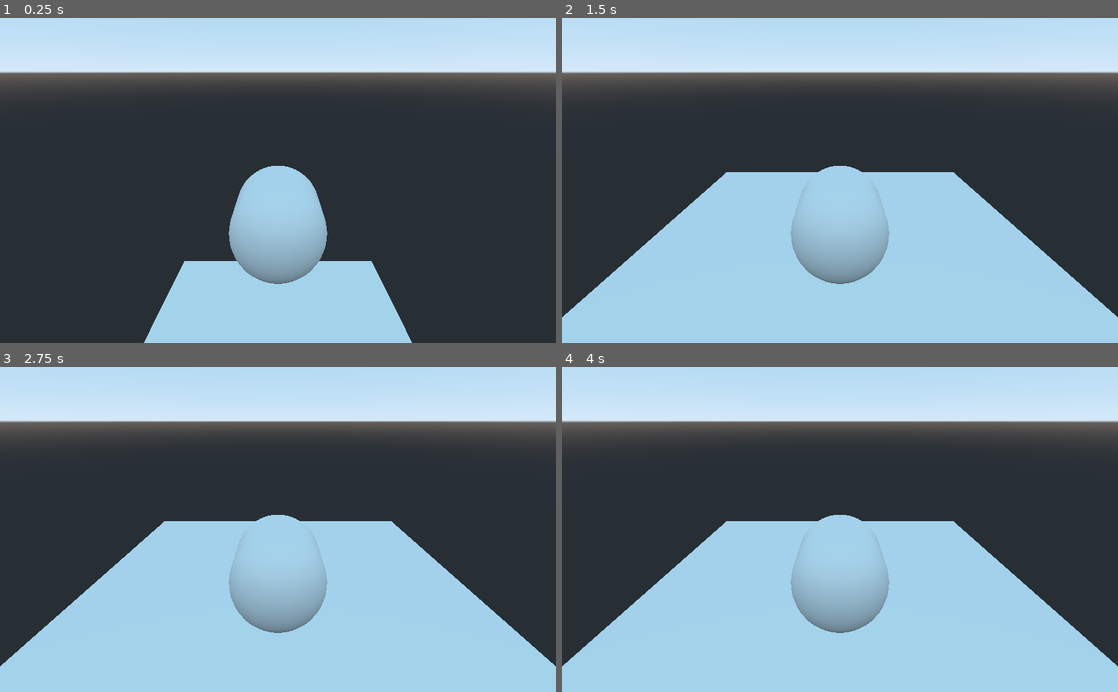
Above: before the commit, frames 1-4 (two rows, left to right).
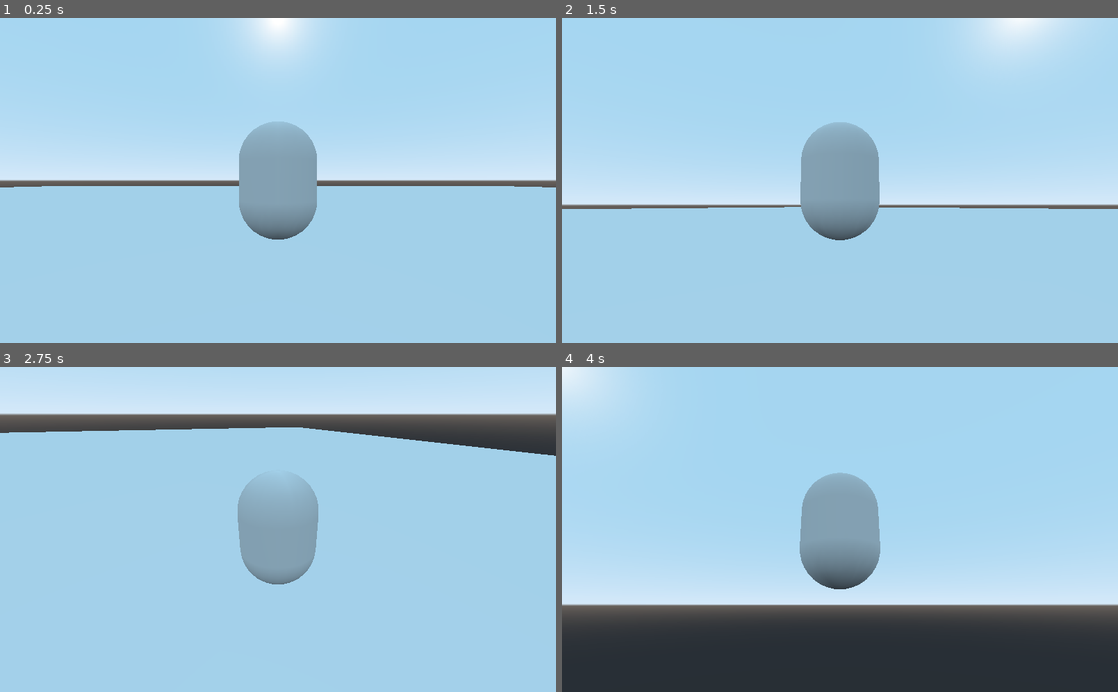
Above: after the commit, the same moments.

Repository: DENbugay/MarioGodot
Game: Godot game, scene res://scenes/Main.tscn
The game is run twice, just before and just after one commit, with the same random seed, the same clock (stepped at 60 frames per second) and the same inputs.
Inputs (mouse positions are in pixels of both pictures, inside the frame that each line leads up to):
- Up to frame 1 (0.25 s): no input
- Up to frame 2 (1.5 s): move the mouse to (962, 164) at 0.52 s; hold D (move_right) 0.53-1.28 s; move the mouse to (728, 196) at 1.27 s; hold S (move_back) from 1.28 s (still down)
- Up to frame 3 (2.75 s): tap Enter at 2 s; move the mouse to (333, 458) at 2.02 s; release S (move_back) at 2.03 s; hold D (move_right) from 2.03 s (still down)
- Up to frame 4 (4 s): move the mouse to (812, 594) at 2.77 s; release D (move_right) at 2.78 s; hold W (move_forward) 2.78-3.53 s; tap Space at 3.5 s; move the mouse to (1006, 578) at 3.52 s; hold A (move_left) from 3.53 s (still down)

The runs differ from the first frame. In frame 1, 82% of the frame differs, in the area x 0-100%, y 0-100%; in frame 2, 61%; in frame 3, 47%; in frame 4, 85%.

Commit message:
Added character control code alongside a camera

Diff:
--- a/project.godot
+++ b/project.godot
@@ -22,27 +22,32 @@
 
 move_left={
 "deadzone": 0.5,
-"events": [ Object(InputEventKey,"resource_local_to_scene":false,"resource_name":"","device":0,"alt":false,"shift":false,"control":false,"meta":false,"command":false,"pressed":false,"scancode":65,"physical_scancode":0,"unicode":0,"echo":false,"script":null)
+"events": [ Object(InputEventKey,"resource_local_to_scene":false,"resource_name":"","device":0,"alt":false,"shift":false,"control":false,"meta":false,"command":false,"pressed":false,"scancode":0,"physical_scancode":65,"unicode":0,"echo":false,"script":null)
  ]
 }
 move_right={
 "deadzone": 0.5,
-"events": [ Object(InputEventKey,"resource_local_to_scene":false,"resource_name":"","device":0,"alt":false,"shift":false,"control":false,"meta":false,"command":false,"pressed":false,"scancode":68,"physical_scancode":0,"unicode":0,"echo":false,"script":null)
+"events": [ Object(InputEventKey,"resource_local_to_scene":false,"resource_name":"","device":0,"alt":false,"shift":false,"control":false,"meta":false,"command":false,"pressed":false,"scancode":0,"physical_scancode":68,"unicode":0,"echo":false,"script":null)
  ]
 }
 move_forward={
 "deadzone": 0.5,
-"events": [ Object(InputEventKey,"resource_local_to_scene":false,"resource_name":"","device":0,"alt":false,"shift":false,"control":false,"meta":false,"command":false,"pressed":false,"scancode":87,"physical_scancode":0,"unicode":0,"echo":false,"script":null)
+"events": [ Object(InputEventKey,"resource_local_to_scene":false,"resource_name":"","device":0,"alt":false,"shift":false,"control":false,"meta":false,"command":false,"pressed":false,"scancode":0,"physical_scancode":87,"unicode":0,"echo":false,"script":null)
  ]
 }
 move_back={
 "deadzone": 0.5,
-"events": [ Object(InputEventKey,"resource_local_to_scene":false,"resource_name":"","device":0,"alt":false,"shift":false,"control":false,"meta":false,"command":false,"pressed":false,"scancode":83,"physical_scancode":0,"unicode":0,"echo":false,"script":null)
+"events": [ Object(InputEventKey,"resource_local_to_scene":false,"resource_name":"","device":0,"alt":false,"shift":false,"control":false,"meta":false,"command":false,"pressed":false,"scancode":0,"physical_scancode":83,"unicode":0,"echo":false,"script":null)
  ]
 }
 jump={
 "deadzone": 0.5,
 "events": [ Object(InputEventKey,"resource_local_to_scene":false,"resource_name":"","device":0,"alt":false,"shift":false,"control":false,"meta":false,"command":false,"pressed":false,"scancode":32,"physical_scancode":0,"unicode":0,"echo":false,"script":null)
+ ]
+}
+pause={
+"deadzone": 0.5,
+"events": [ Object(InputEventKey,"resource_local_to_scene":false,"resource_name":"","device":0,"alt":false,"shift":false,"control":false,"meta":false,"command":false,"pressed":false,"scancode":16777217,"physical_scancode":0,"unicode":0,"echo":false,"script":null)
  ]
 }
 
@@ -52,4 +57,7 @@
 
 [rendering]
 
+quality/driver/driver_name="GLES2"
+vram_compression/import_etc=true
+vram_compression/import_etc2=false
 environment/default_environment="res://default_env.tres"
--- a/scenes/Main.tscn
+++ b/scenes/Main.tscn
@@ -1,39 +1,30 @@
 [gd_scene load_steps=6 format=2]
 
-[ext_resource path="res://scripts/Character.gd" type="Script" id=1]
+[ext_resource path="res://scenes/Player.tscn" type="PackedScene" id=1]
+[ext_resource path="res://scripts/Main.gd" type="Script" id=2]
+[ext_resource path="res://scripts/CameraSpin.gd" type="Script" id=3]
 
-[sub_resource type="CapsuleShape" id=1]
+[sub_resource type="BoxShape" id=1]
 
-[sub_resource type="CapsuleMesh" id=2]
-
-[sub_resource type="BoxShape" id=3]
-
-[sub_resource type="CubeMesh" id=4]
+[sub_resource type="CubeMesh" id=2]
 
 [node name="Main" type="Spatial"]
+script = ExtResource( 2 )
 
-[node name="Character" type="RigidBody" parent="."]
-mode = 2
-script = ExtResource( 1 )
+[node name="Ground" type="StaticBody" parent="."]
+transform = Transform( 60, 0, 0, 0, 2, 0, 0, 0, 60, 0, -2, 0 )
 
-[node name="CollisionShape" type="CollisionShape" parent="Character"]
-transform = Transform( 1, 0, 0, 0, 1, 0, 0, 0, 1, 0, 5.15879, 0 )
+[node name="CollisionShape" type="CollisionShape" parent="Ground"]
 shape = SubResource( 1 )
 
-[node name="Mesh" type="MeshInstance" parent="Character/CollisionShape"]
+[node name="MeshInstance" type="MeshInstance" parent="Ground"]
 mesh = SubResource( 2 )
-skeleton = NodePath("")
 
-[node name="Camera" type="Camera" parent="Character"]
-transform = Transform( -1, 0, -8.74228e-08, -3.69465e-08, 0.906308, 0.422618, 7.92319e-08, 0.422618, -0.906308, 0, 8.15879, -4.43238 )
+[node name="Player" parent="." instance=ExtResource( 1 )]
+transform = Transform( 1, 0, 0, 0, 1, 0, 0, 0, 1, 0, 2, 0 )
 
-[node name="Room" type="Room" parent="."]
+[node name="CameraPivot" type="Position3D" parent="Player"]
+script = ExtResource( 3 )
 
-[node name="StaticBody" type="StaticBody" parent="Room"]
-
-[node name="CollisionShape" type="CollisionShape" parent="Room/StaticBody"]
-transform = Transform( 5, 0, 0, 0, 0.1, 0, 0, 0, 5, 0, -1.33258, 0 )
-shape = SubResource( 3 )
-
-[node name="MeshInstance" type="MeshInstance" parent="Room/StaticBody/CollisionShape"]
-mesh = SubResource( 4 )
+[node name="Camera" type="Camera" parent="Player/CameraPivot"]
+transform = Transform( 1, 0, 0, 0, 1, 0, 0, 0, 1, 0, 0, 6 )
--- /dev/null
+++ b/scenes/Player.tscn
@@ -0,0 +1,20 @@
+[gd_scene load_steps=4 format=2]
+
+[ext_resource path="res://scripts/Player.gd" type="Script" id=1]
+
+[sub_resource type="CapsuleMesh" id=1]
+
+[sub_resource type="CapsuleShape" id=2]
+
+[node name="Player" type="KinematicBody"]
+script = ExtResource( 1 )
+
+[node name="Pivot" type="Spatial" parent="."]
+
+[node name="Character" type="MeshInstance" parent="Pivot"]
+transform = Transform( 1, 0, 0, 0, -4.37114e-08, -1, 0, 1, -4.37114e-08, 0, 0, 0 )
+mesh = SubResource( 1 )
+
+[node name="CollisionShape" type="CollisionShape" parent="."]
+transform = Transform( 1, 0, 0, 0, -4.37114e-08, -1, 0, 1, -4.37114e-08, 0, 0, 0 )
+shape = SubResource( 2 )
--- /dev/null
+++ b/scripts/CameraSpin.gd
@@ -0,0 +1,29 @@
+extends Position3D
+
+onready var camera := $Camera
+var mouse_capture = true
+var rot_x = 0
+var rot_y = 0
+const LOOKAROUND_SPEED = 0.2 / 360 * 2 * PI
+
+# Called when the node enters the scene tree for the first time.
+func _ready():
+	Input.set_mouse_mode(Input.MOUSE_MODE_CAPTURED)
+
+func _input(event):
+	if not mouse_capture: return
+	if event is InputEventMouseMotion:
+		rot_x -= event.relative.x * LOOKAROUND_SPEED
+		rot_y += event.relative.y * LOOKAROUND_SPEED
+
+# Called every frame. 'delta' is the elapsed time since the previous frame.
+func _process(delta):
+	transform.basis = Basis()
+	rotate_object_local(Vector3(0, 1, 0), rot_x)
+	rotate_object_local(Vector3(1, 0, 0), rot_y)
+	if Input.is_action_just_pressed("pause"):
+		mouse_capture = !mouse_capture
+		if mouse_capture:
+			Input.set_mouse_mode(Input.MOUSE_MODE_CAPTURED)
+		else:
+			Input.set_mouse_mode(Input.MOUSE_MODE_VISIBLE)
--- a/scripts/Character.gd
+++ b/scripts/Main.gd
@@ -1,15 +1,13 @@
-extends RigidBody
+extends Spatial
 
 
 # Declare member variables here. Examples:
 # var a = 2
 # var b = "text"
 
-
 # Called when the node enters the scene tree for the first time.
 func _ready():
-	pass # Replace with function body.
-
+	pass
 
 # Called every frame. 'delta' is the elapsed time since the previous frame.
 #func _process(delta):
--- /dev/null
+++ b/scripts/Player.gd
@@ -0,0 +1,42 @@
+extends KinematicBody
+
+onready var camera = $CameraPivot
+
+# How fast the player moves in meters per second.
+export var speed = 14
+# The downward acceleration when in the air, in meters per second squared.
+export var fall_acceleration = 75
+
+var velocity = Vector3.ZERO
+
+# Called when the node enters the scene tree for the first time.
+func _ready():
+	pass # Replace with function body.
+
+
+# Called every frame. 'delta' is the elapsed time since the previous frame.
+#func _process(delta):
+#	pass
+
+func _physics_process(delta):
+	var direction = Vector3.ZERO
+
+	if Input.is_action_pressed("move_right"):
+		direction.x += 1
+	if Input.is_action_pressed("move_left"):
+		direction.x -= 1
+	if Input.is_action_pressed("move_back"):
+		direction.z += 1
+	if Input.is_action_pressed("move_forward"):
+		direction.z -= 1
+
+	direction = direction.rotated(Vector3.UP, camera.rot_x)
+
+	if direction != Vector3.ZERO:
+		direction = direction.normalized()
+		$Pivot.look_at(translation + direction, Vector3.UP)
+
+	velocity.x = direction.x * speed
+	velocity.z = direction.z * speed
+	velocity.y -= fall_acceleration * delta
+	velocity = move_and_slide(velocity, Vector3.UP)
